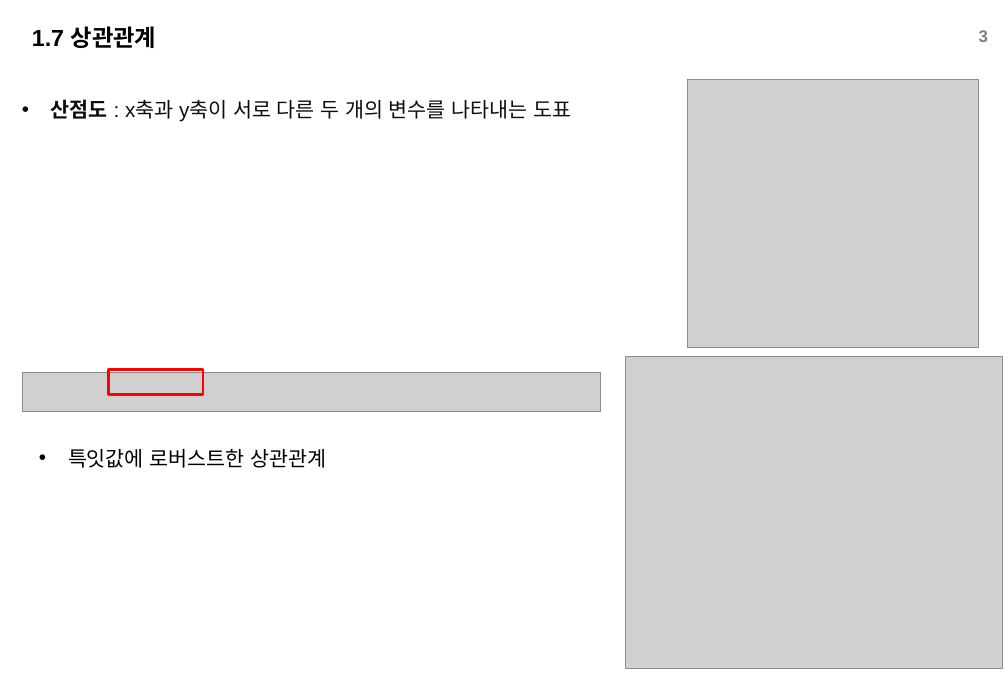
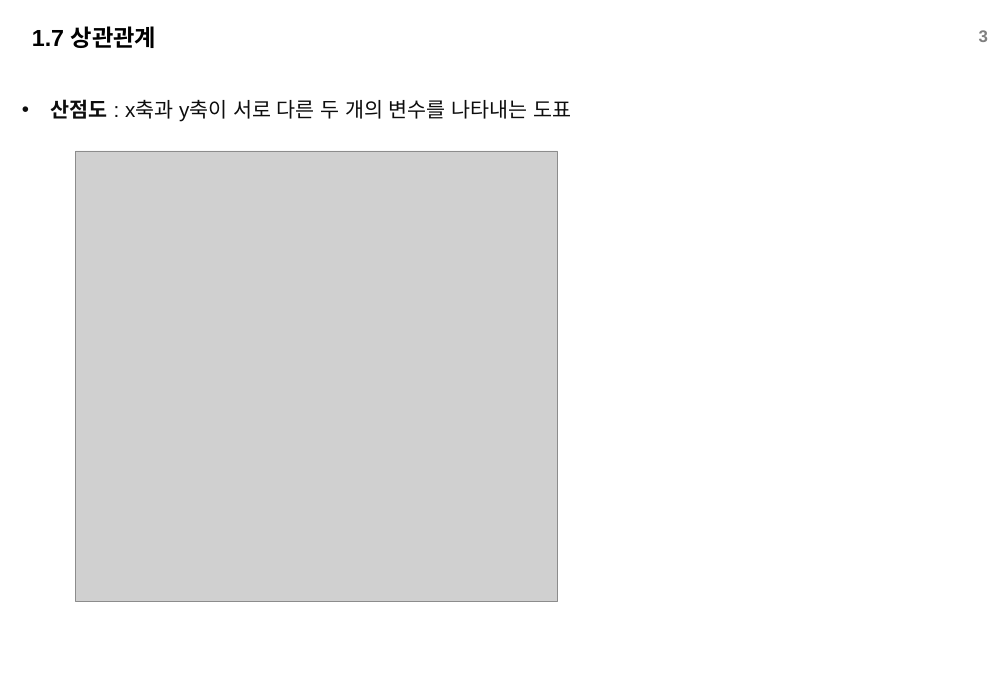
Before and after one commit to xddongx/flexink, a slide deck: slide 3 of study/ppt/[스터디]1.6.1~1.7상관계수_KDH.pptx. Drawn at 1008x698 pixels with LibreOffice and Linux fonts; fonts in the diff are those of the drawing; grey boxes stand for pictures; background and template pictures are left out. Boxes give left, top, right and bottom in pixels: in the first picture for what was removed or moved away, otherwise in the second. Text is boxed around its words. In the diff, an @@ line names an element or a change of style, - is before the commit and + after.

```diff
--- a/study/ppt/[스터디]1.6.1~1.7상관계수_KDH.pptx
+++ b/study/ppt/[스터디]1.6.1~1.7상관계수_KDH.pptx
@@ picture: place and size @@
-picture at (688, 80, 979, 348)
+picture at (76, 151, 558, 601)
@@ picture removed at (625, 356, 1002, 668) @@
@@ picture removed at (22, 373, 600, 412) @@
@@ rectangle removed at (109, 370, 204, 395) @@
@@ text removed at (68, 449, 326, 468) @@
-• 특잇값에 로버스트한 상관관계
```
Also in this commit, not shown: 2 other slides changed, 1 other file.
